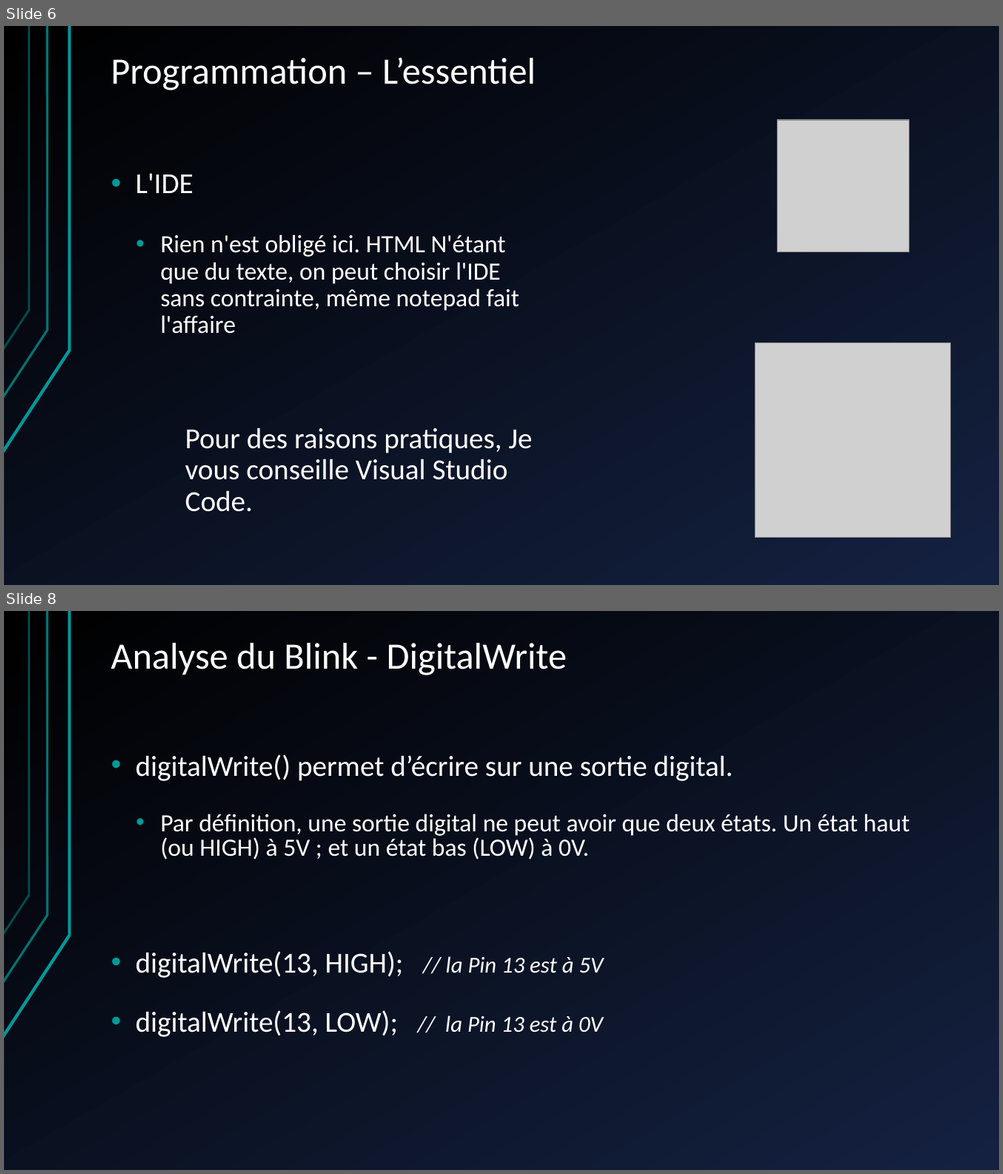
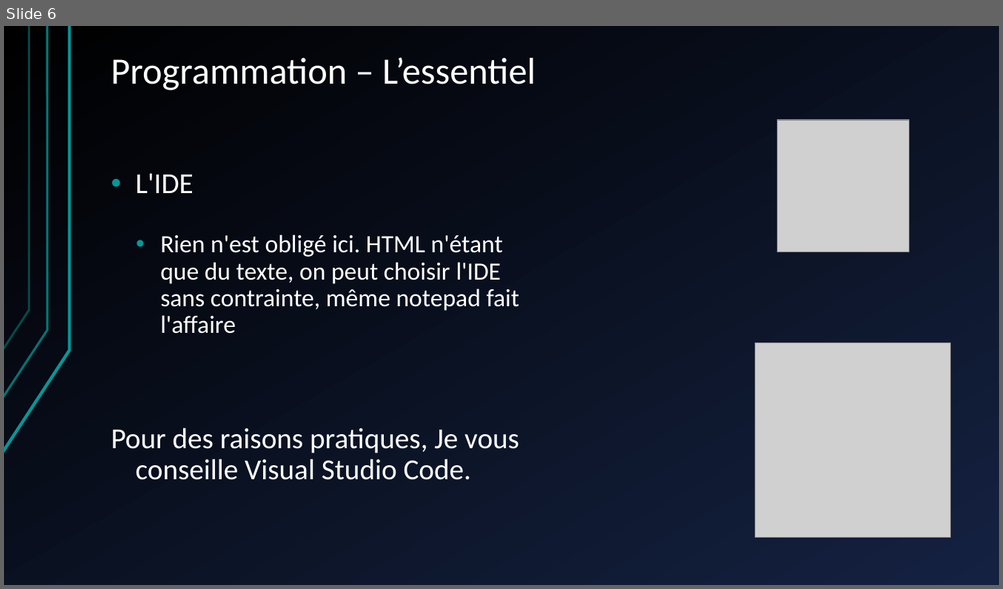
Before and after one commit to shyne99/formation-web, a slide deck: Seance 1 HTML CSS PHP.ppt. Shown one above the other, each under a label of ours: slides 6 and 8 before the commit, slide 6 after it; the slides between them are not shown. The pictures are 1003x1174 and 1003x589 pixels, drawn with LibreOffice and Linux fonts; fonts in the diff are those of the drawing; grey boxes stand for pictures. Boxes give left, top, right and bottom in pixels: in the first picture for what was removed or moved away, otherwise in the second. Text is boxed around its words. In the diff, an @@ line names an element or a change of style, - is before the commit and + after.

```diff
--- a/Seance 1 HTML CSS PHP.ppt
+++ b/Seance 1 HTML CSS PHP.ppt
@@ slide 8 removed at box(4, 611, 999, 1170), background gradient #000000 to #142141; not listed: 3 template elements that a slide beside it also shows @@
@@ title removed at box(111, 643, 567, 675) @@
-Analyse du Blink - DigitalWrite
@@ text removed at box(136, 755, 910, 1037) @@
-• digitalWrite() permet d’écrire sur une sortie digital.
-  • Par définition, une sortie digital ne peut avoir que deux états. Un état haut (ou HIGH) à 5V ; et un état bas (LOW) à 0V.
-• digitalWrite(13, HIGH); // la Pin 13 est à 5V
-• digitalWrite(13, LOW); // la Pin 13 est à 0V
@@ slide 6 changed as well @@
@@ background gradient #000000 to #142141 to gradient #142141 to #000000 @@
@@ text at box(160, 235, 520, 334): text changed @@
-  • Rien n'est obligé ici. HTML N'étant que du texte, on peut choisir l'IDE sans contrainte, même notepad fait l'affaire
+  • Rien n'est obligé ici. HTML n'étant que du texte, on peut choisir l'IDE sans contrainte, même notepad fait l'affaire
@@ text at box(111, 428, 519, 480): indent changed @@
```
Also in this commit, not shown: 18 other slides changed, 2 slides added, 1 other slide removed, 2 other files.
